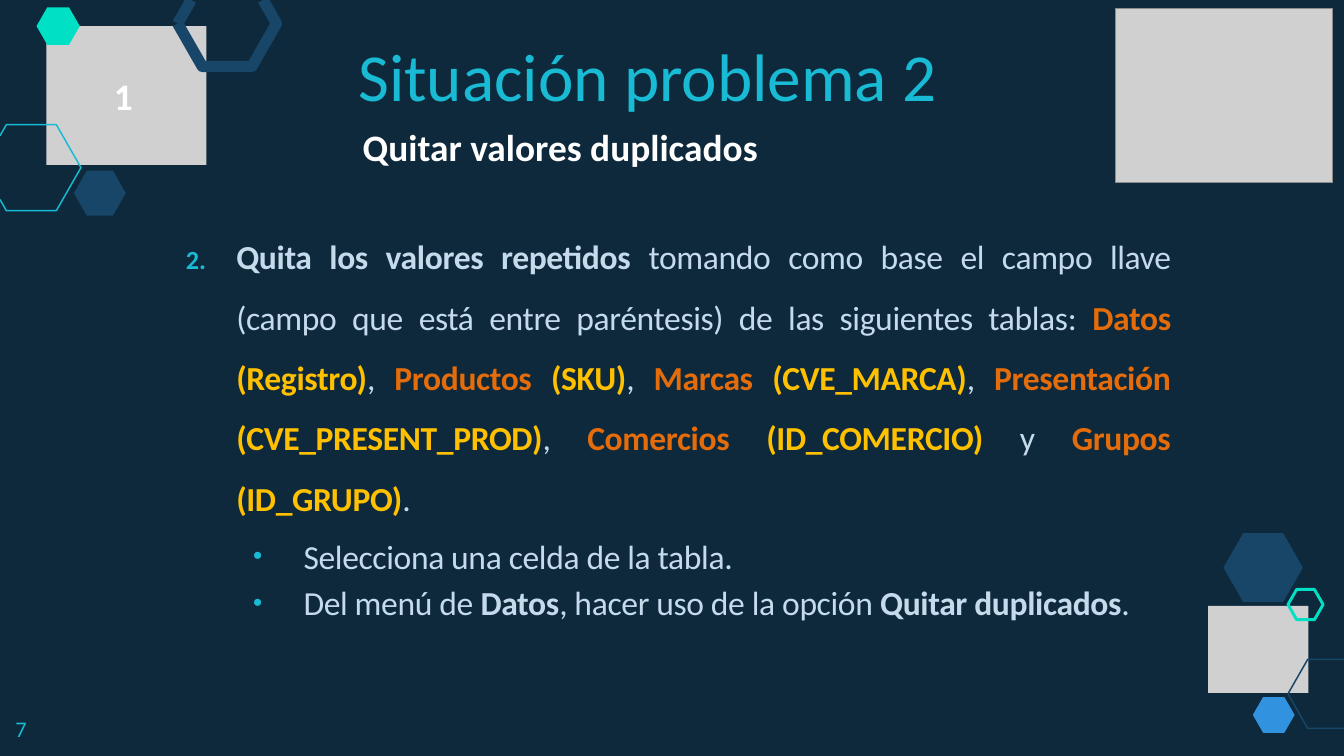
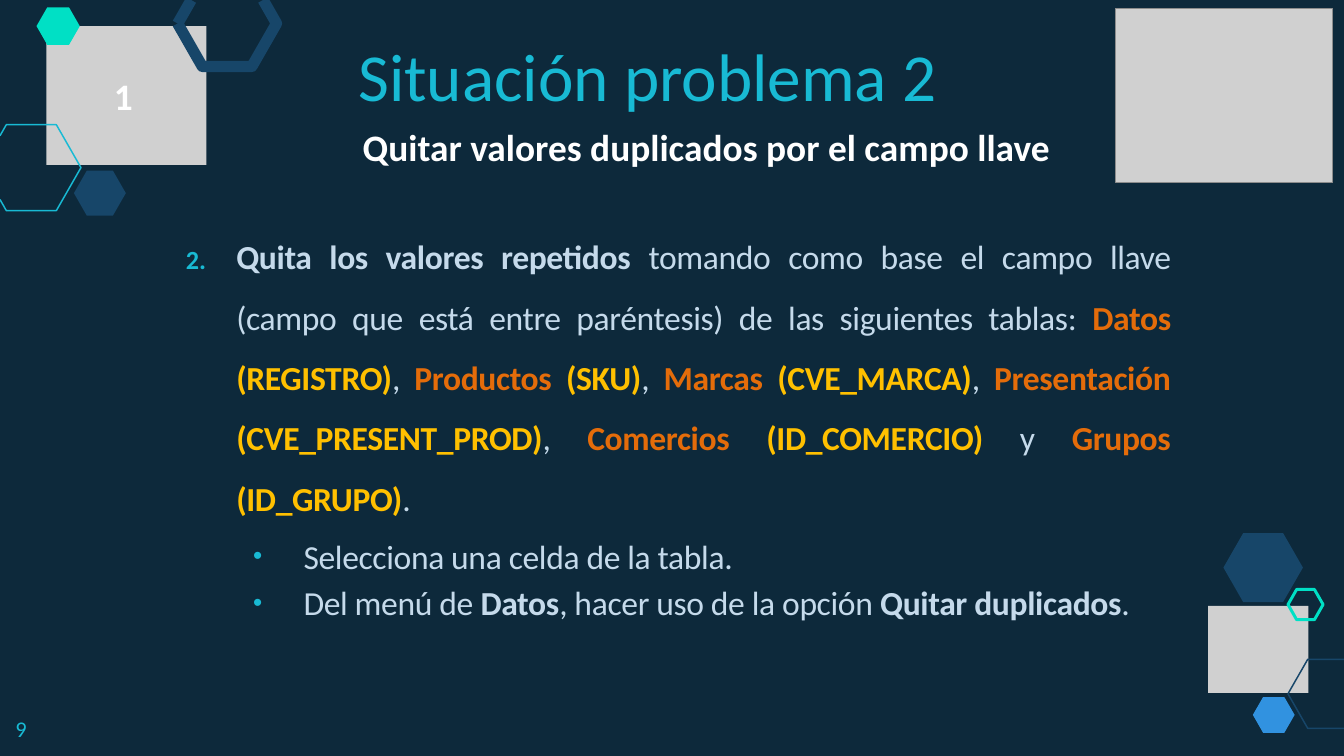
Before and after one commit to lizetheP/PensamientoC, a slide deck: slide 9 of Calendario2019/Presentaciones/Semana5/SITUACION2F.pptx (slide 8 before the commit). Drawn at 1344x756 pixels with LibreOffice and Linux fonts; fonts in the diff are those of the drawing; grey boxes stand for pictures. Boxes give left, top, right and bottom in pixels: in the first picture for what was removed or moved away, otherwise in the second. Text is boxed around its words. In the diff, an @@ line names an element or a change of style, - is before the commit and + after.

```diff
--- a/Calendario2019/Presentaciones/Semana5/SITUACION2F.pptx
+++ b/Calendario2019/Presentaciones/Semana5/SITUACION2F.pptx
@@ text at (363, 134, 1049, 167): text changed @@
-Quitar valores duplicados
+Quitar valores duplicados por el campo llave
@@ text at (236, 245, 1171, 516): text changed @@
-2. Quita los valores repetidos tomando como base el campo llave (campo que está entre paréntesis) de las siguientes tablas: Datos (Registro), Productos (SKU), Marcas (CVE_MARCA), Presentación (CVE_PRESENT_PROD), Comercios (ID_COMERCIO) y Grupos (ID_GRUPO).
+2. Quita los valores repetidos tomando como base el campo llave (campo que está entre paréntesis) de las siguientes tablas: Datos (REGISTRO), Productos (SKU), Marcas (CVE_MARCA), Presentación (CVE_PRESENT_PROD), Comercios (ID_COMERCIO) y Grupos (ID_GRUPO).
@@ text at (15, 722, 26, 737): text changed @@
-7
+9
```
Also in this commit, not shown: 14 other slides changed, 8 slides added, 2 slides removed, 20 other files.
